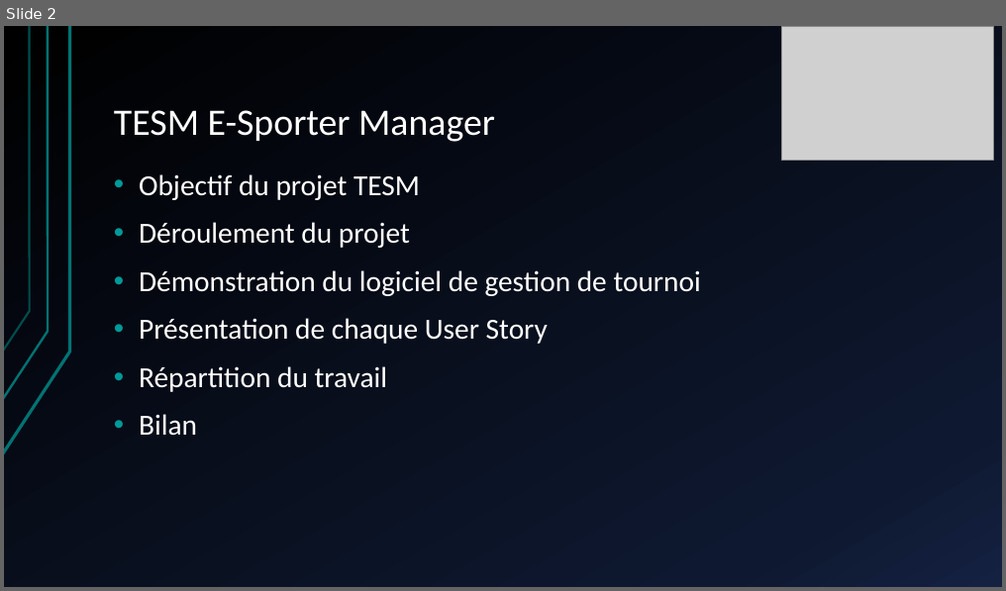
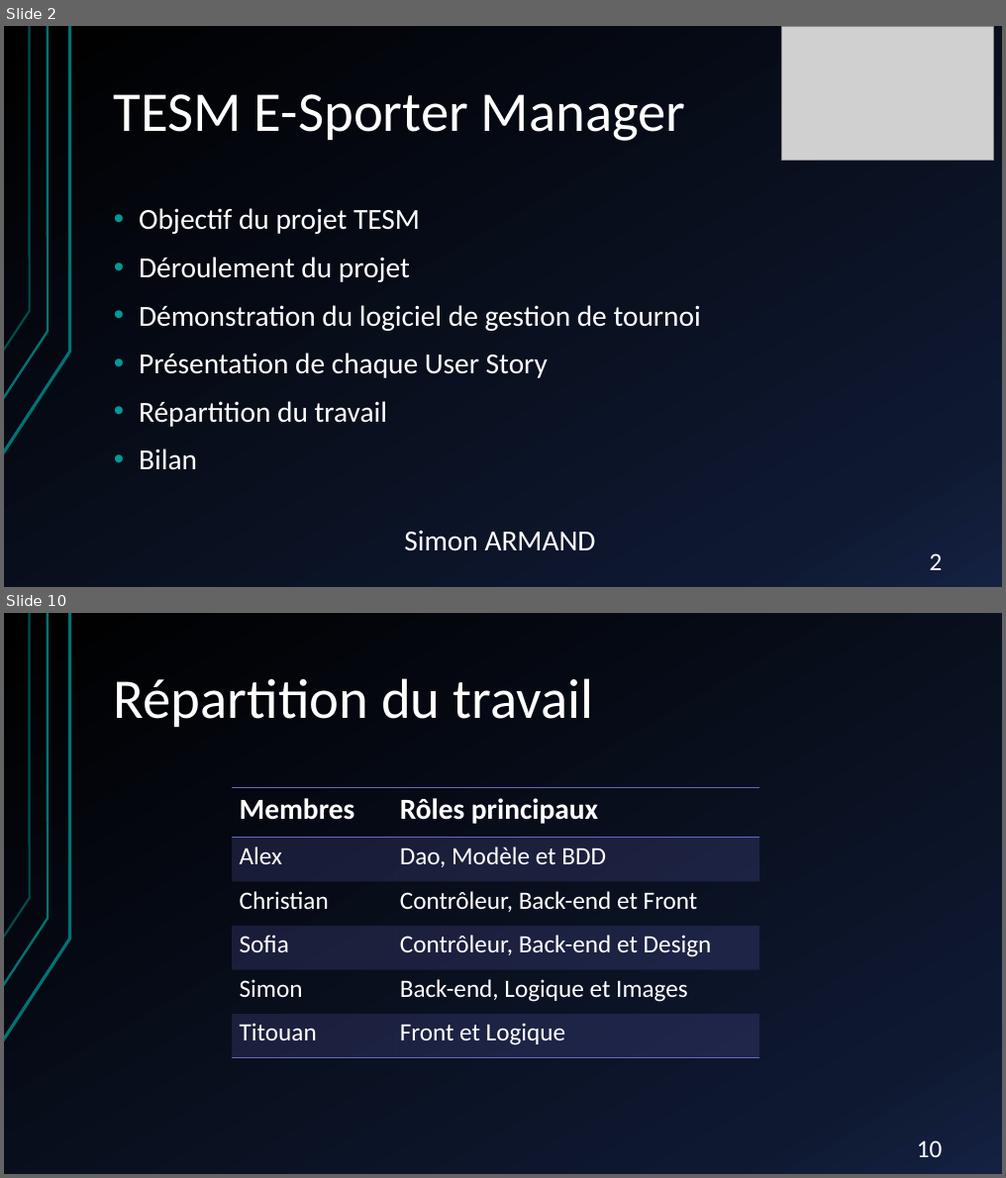
Before and after one commit to gamingdy/tesm-esport-manager, a slide deck: TESM E-Sporter Manager.pptx. Shown one above the other, each under a label of ours: slide 2 before the commit, slides 2 and 10 after it; the slides between them are not shown. The pictures are 1006x591 and 1006x1178 pixels, drawn with LibreOffice and Linux fonts; fonts in the diff are those of the drawing; grey boxes stand for pictures. Boxes give left, top, right and bottom in pixels: in the first picture for what was removed or moved away, otherwise in the second. Text is boxed around its words. In the diff, an @@ line names an element or a change of style, - is before the commit and + after.

```diff
--- a/TESM E-Sporter Manager.pptx
+++ b/TESM E-Sporter Manager.pptx
@@ slide 10 added at bbox=[4, 613, 1002, 1174], background gradient #000000 to #0F1931 to #142242; not listed: 3 template elements that a slide beside it also shows @@
@@ title added at bbox=[114, 678, 594, 727], 54 pt, text #FFFFFF @@
+Répartition du travail
@@ table added at bbox=[232, 787, 759, 1059], 6 rows, 2 columns @@
+Membres | Rôles principaux
+Alex | Dao, Modèle et BDD
+Christian | Contrôleur, Back-end et Front
+Sofia | Contrôleur, Back-end et Design
+Simon | Back-end, Logique et Images
+Titouan | Front et Logique
@@ page number added at bbox=[917, 1141, 943, 1157], 24 pt, text #FFFFFF @@
+10
@@ slide 2 changed as well @@
@@ title "TESM E-Sporter Manager" at bbox=[114, 94, 686, 141]: size 36 to 54 pt @@
@@ text "Objectif du projet TESM": place and size @@
-text "Objectif du projet TESM" at bbox=[139, 174, 701, 436]
+text "Objectif du projet TESM" at bbox=[139, 208, 701, 471]
@@ text added at bbox=[404, 531, 596, 552], 28 pt, text #FFFFFF @@
+Simon ARMAND
@@ page number added at bbox=[930, 554, 943, 570], 24 pt, text #FFFFFF @@
+2
```
Also in this commit, not shown: 1 other slide changed, 12 other slides added, 9 slides removed.
